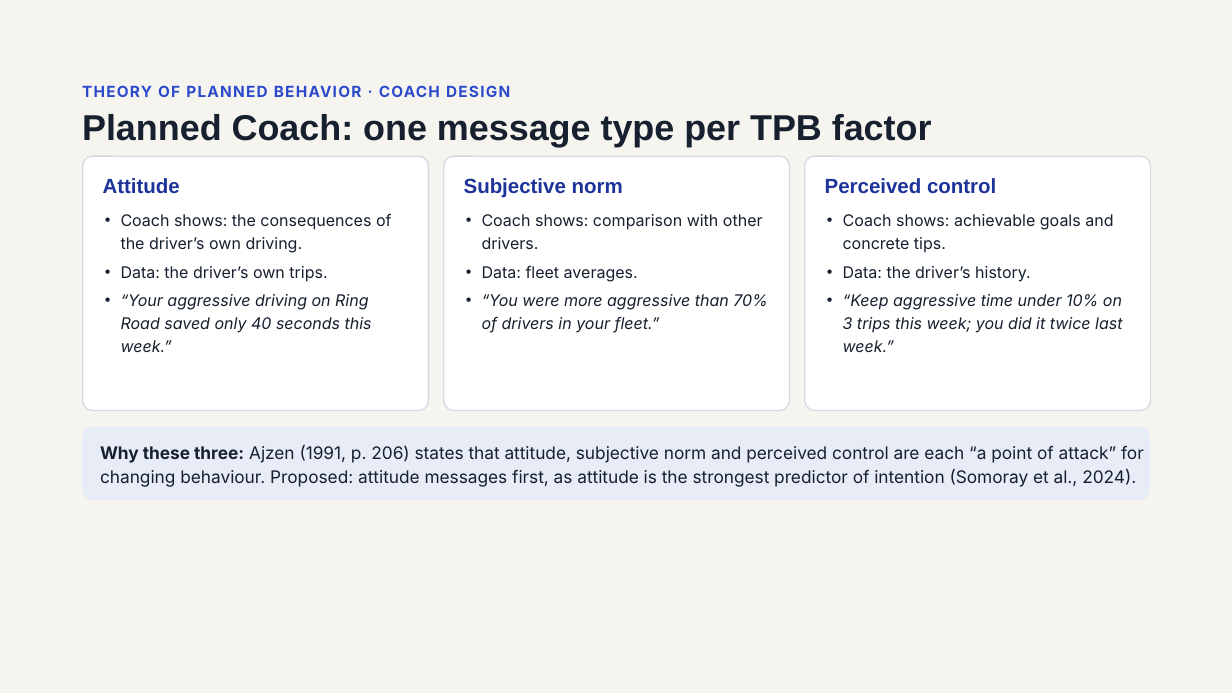
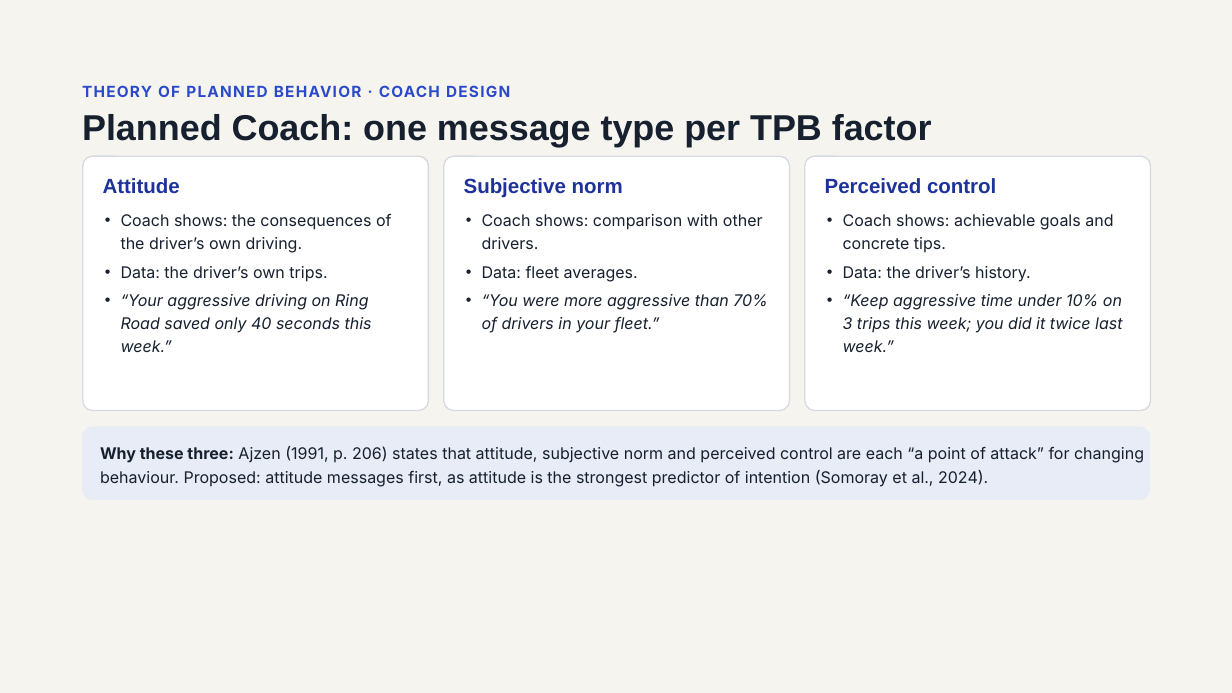
Before and after one commit to Osama-Gamil/Driver-Behaviour-PR, a slide deck: slide 26 of presentation/Driver_Safety_Project.pptx. Drawn at 1232x693 pixels with LibreOffice and Linux fonts; fonts in the diff are those of the drawing. Boxes give left, top, right and bottom in pixels: in the first picture for what was removed or moved away, otherwise in the second. Text is boxed around its words. In the diff, an @@ line names an element or a change of style, - is before the commit and + after.

```diff
--- a/presentation/Driver_Safety_Project.pptx
+++ b/presentation/Driver_Safety_Project.pptx
@@ rounded rectangle "Why these three: Ajzen (1991, ..." at <box>82,427,1151,501</box>: size 13.5 to 12.5 pt @@
```
Also in this commit, not shown: 1 other slide changed, 2 slides added, 1 other file.
